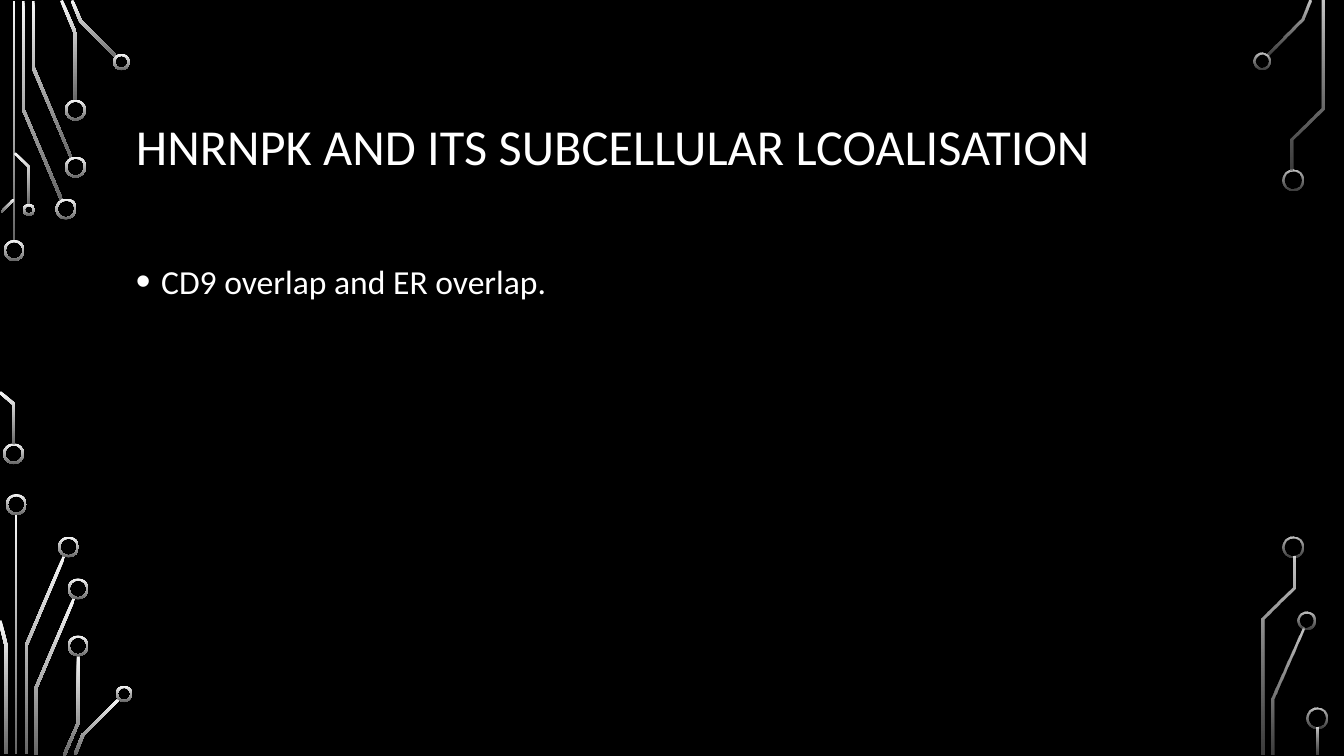
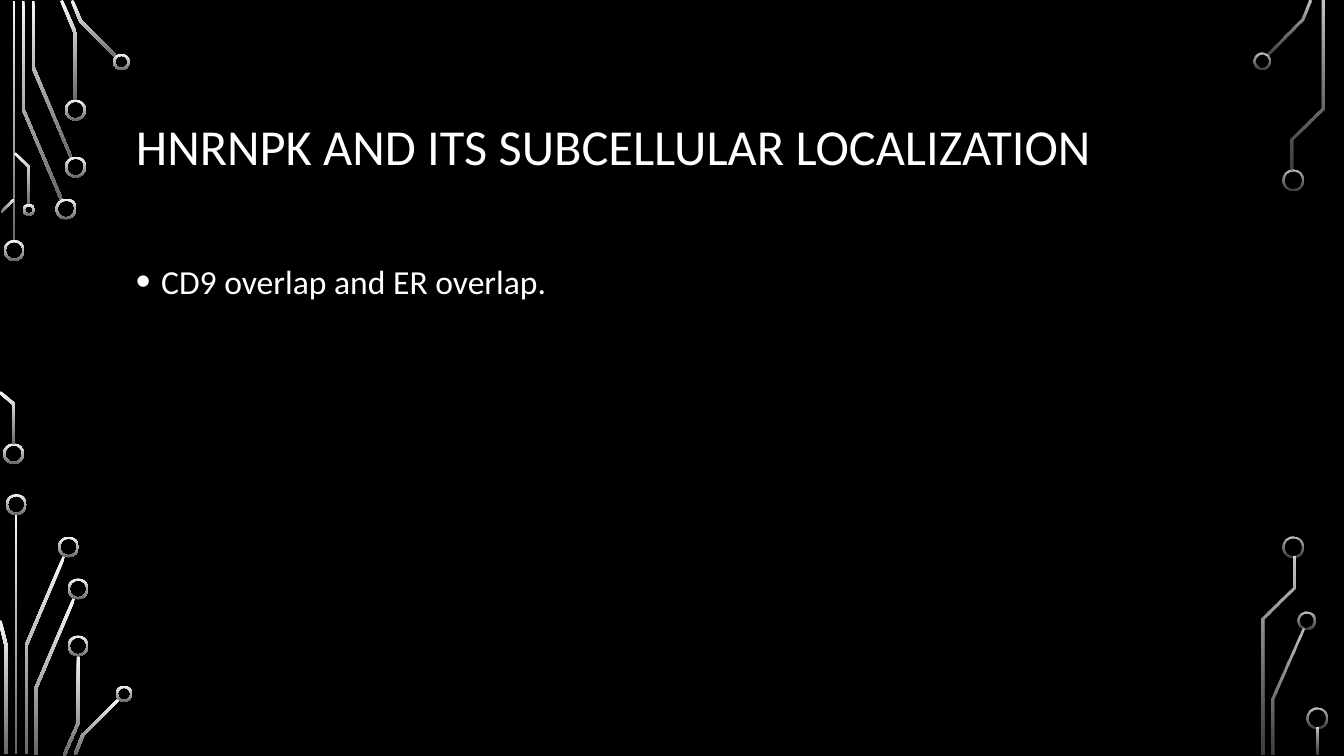
Before and after one commit to HarleyRobinson/Honours2, a slide deck: slide 8 of BackgroundInfo/MeetingSept.pptx. Drawn at 1344x756 pixels with LibreOffice and Linux fonts; fonts in the diff are those of the drawing; background and template pictures are left out. Boxes give left, top, right and bottom in pixels: in the first picture for what was removed or moved away, otherwise in the second. Text is boxed around its words. In the diff, an @@ line names an element or a change of style, - is before the commit and + after.

```diff
--- a/BackgroundInfo/MeetingSept.pptx
+++ b/BackgroundInfo/MeetingSept.pptx
@@ title at (136, 132, 1091, 166): text changed @@
-HNRNPK AND ITS SUBCELLULAR LCOALISATION
+HNRNPK AND ITS SUBCELLULAR LOCALIZATION
```
Also in this commit, not shown: 8 other slides changed, 1 slide added, 1 slide removed, 22 other files.
